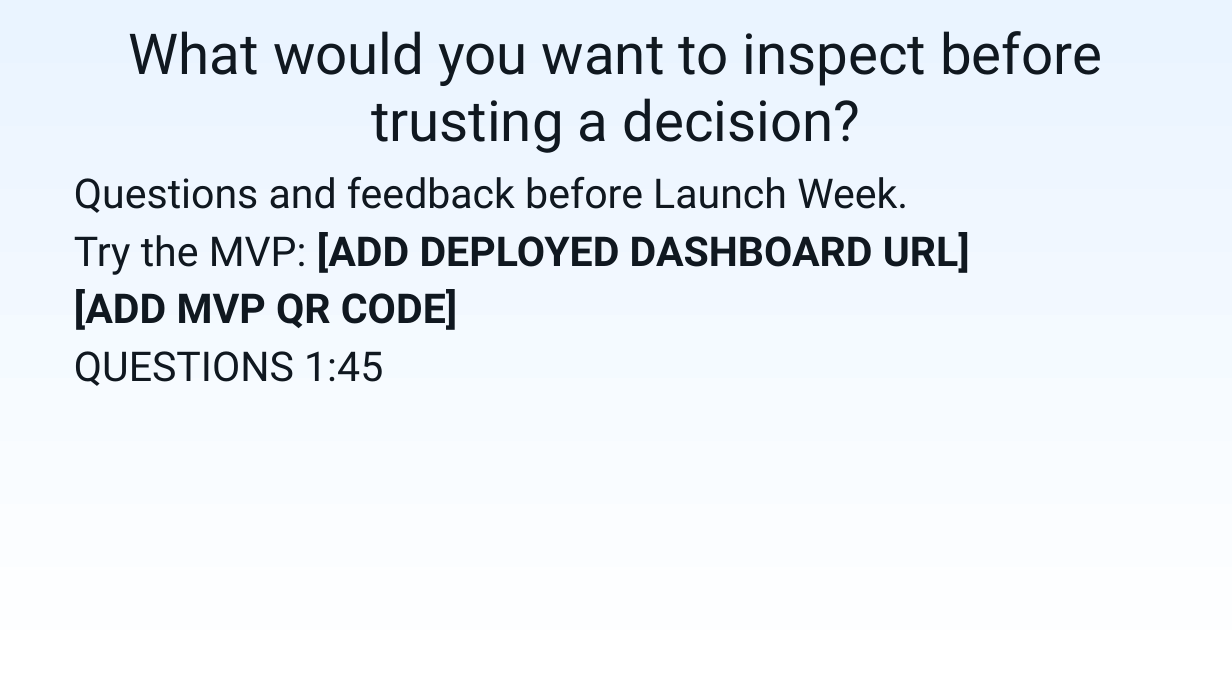
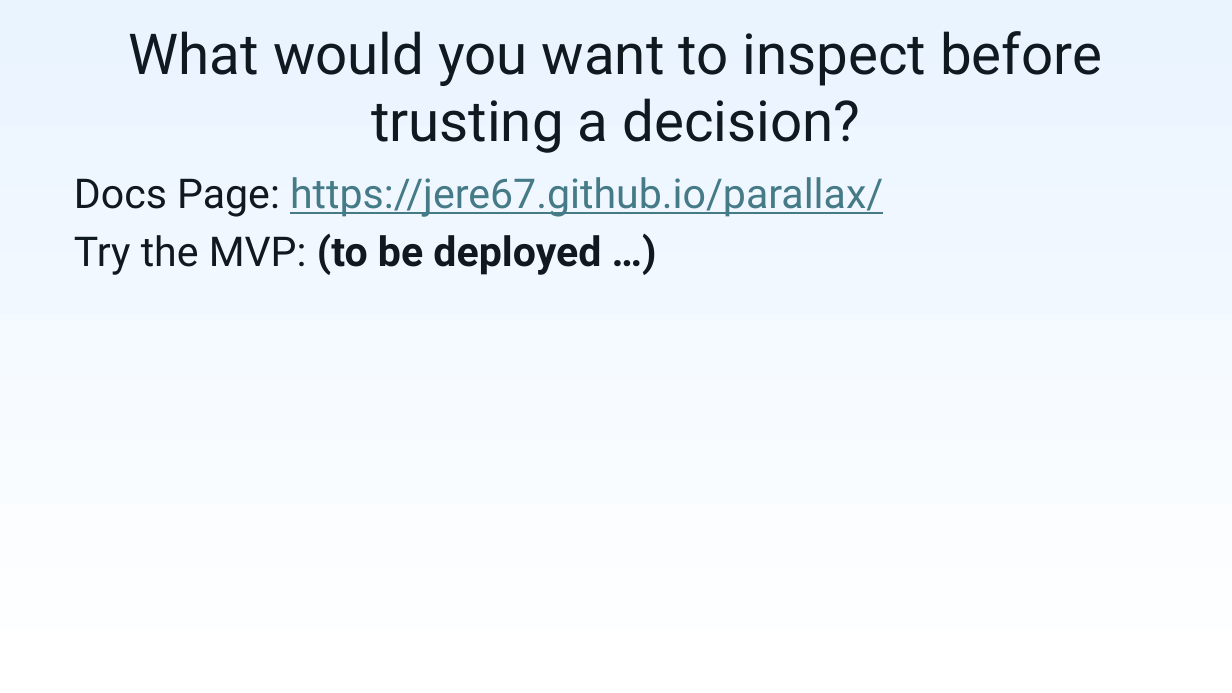
Before and after one commit to jere67/parallax, a slide deck: slide 9 of docs/presentation/trading-agent-mvp-pitch.pptx (slide 8 before the commit). Drawn at 1232x693 pixels with LibreOffice and Linux fonts; fonts in the diff are those of the drawing. Boxes give left, top, right and bottom in pixels: in the first picture for what was removed or moved away, otherwise in the second. Text is boxed around its words. In the diff, an @@ line names an element or a change of style, - is before the commit and + after.

```diff
--- a/docs/presentation/trading-agent-mvp-pitch.pptx
+++ b/docs/presentation/trading-agent-mvp-pitch.pptx
@@ text at box(74, 177, 883, 275): text changed @@
-Questions and feedback before Launch Week.
-Try the MVP: [ADD DEPLOYED DASHBOARD URL]
-[ADD MVP QR CODE]
-QUESTIONS 1:45
+Docs Page: https://jere67.github.io/parallax/
+Try the MVP: (to be deployed …)
```
Also in this commit, not shown: 5 other slides changed, 1 slide added.
